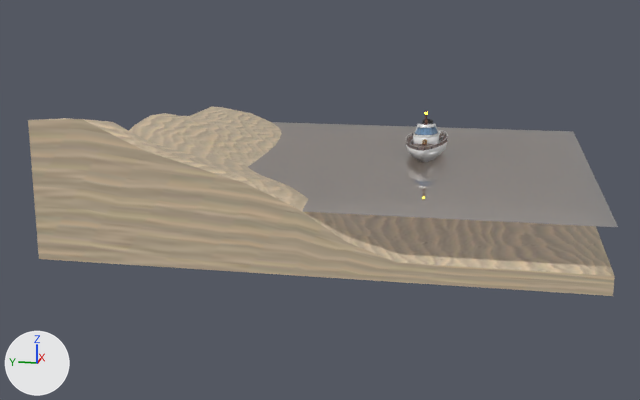
What one commit did to the Blender file assets/blender_water_simulation.blend.
Both versions are drawn from a 50 mm camera at (-42.7, -6.4, 9.7) aimed at (-0.8, 2.0, -0.8). The axes (+X, +Y, +Z) are drawn at lower left. The lights are the same throughout.

The first picture shows 'Sand', 'Ship', 'Water'.
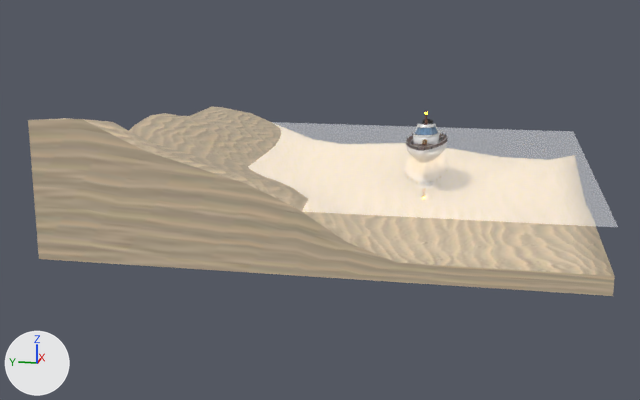
Pixel boxes (x1, y1, x2, y2) of what changed, in the pictures (640 x 400 px):
'Water', recoloured (grey to white): (248, 122, 618, 227) in both

Edits to the bpy script that builds the scene:
```text
Change mat_water:
    remove # nodes: BsdfPrincipled, BsdfTranslucent, MixShader, OutputMaterial
    remove # colours: white #e4e1e7
    nodes: AddShader, BsdfPrincipled, BsdfTransparent x2, MixShader, OutputMaterial
```
